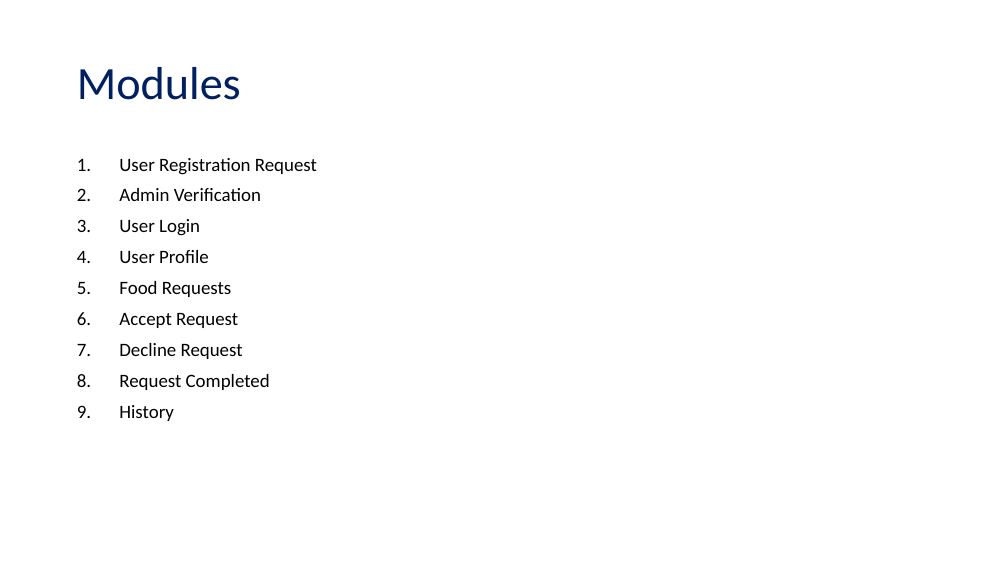
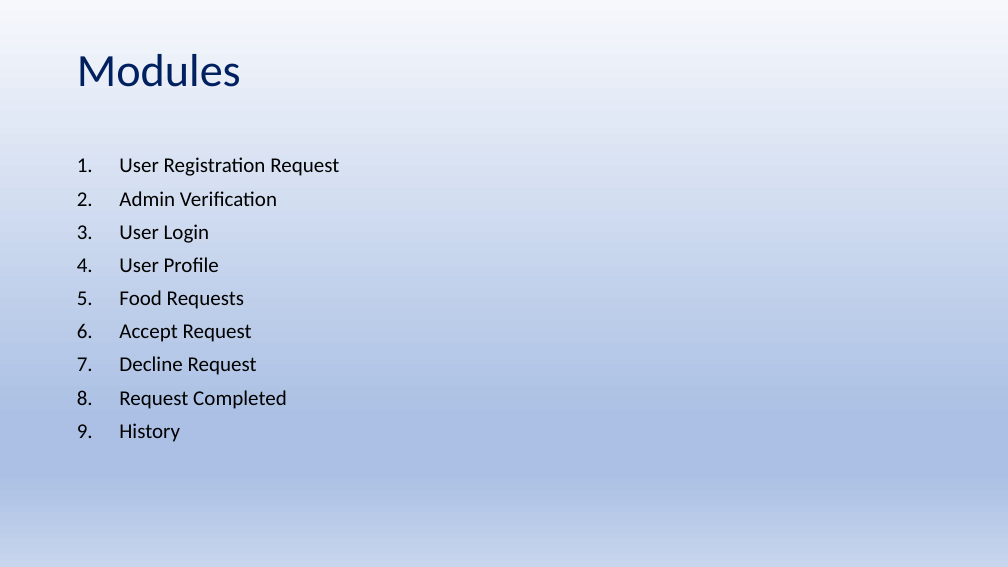
Before and after one commit to Sriram-V-99/MCA-Project-, a slide deck: slide 6 of FoodBridge_v02.pptx. Drawn at 1008x567 pixels with LibreOffice and Linux fonts; fonts in the diff are those of the drawing. Boxes give left, top, right and bottom in pixels: in the first picture for what was removed or moved away, otherwise in the second. Text is boxed around its words. In the diff, an @@ line names an element or a change of style, - is before the commit and + after.

```diff
--- a/FoodBridge_v02.pptx
+++ b/FoodBridge_v02.pptx
@@ background #FFFFFF to gradient #F6F8FC to #ABC0E4 to #C7D5ED @@
@@ title "Modules": place and size @@
-title "Modules" at <box>77,67,241,100</box>
+title "Modules" at <box>77,54,241,87</box>
@@ text "User Registration Request" at <box>119,157,339,442</box>: size 18 to 20 pt @@
```
Also in this commit, not shown: 14 other slides changed, 1 slide added.
